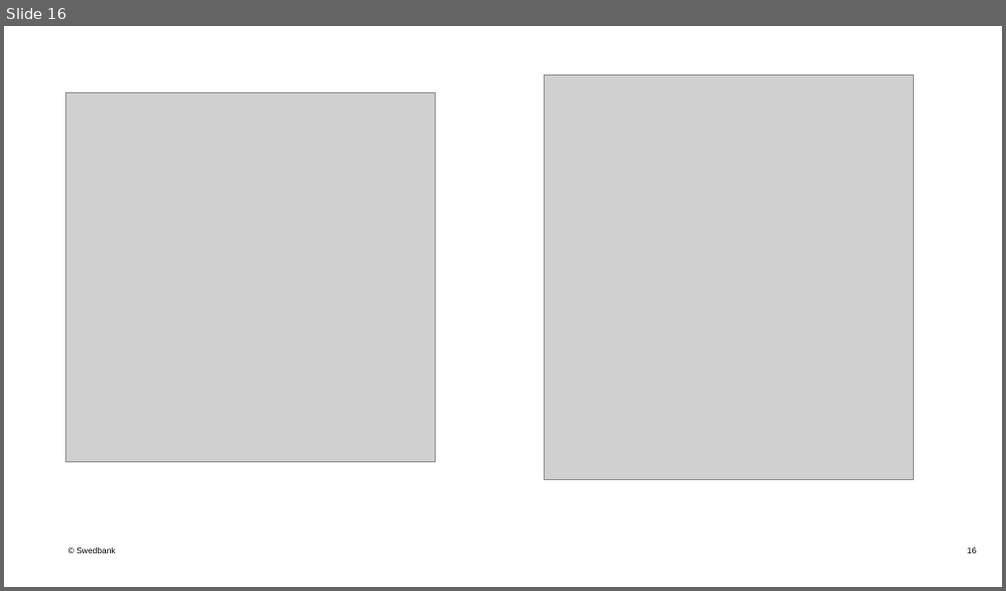
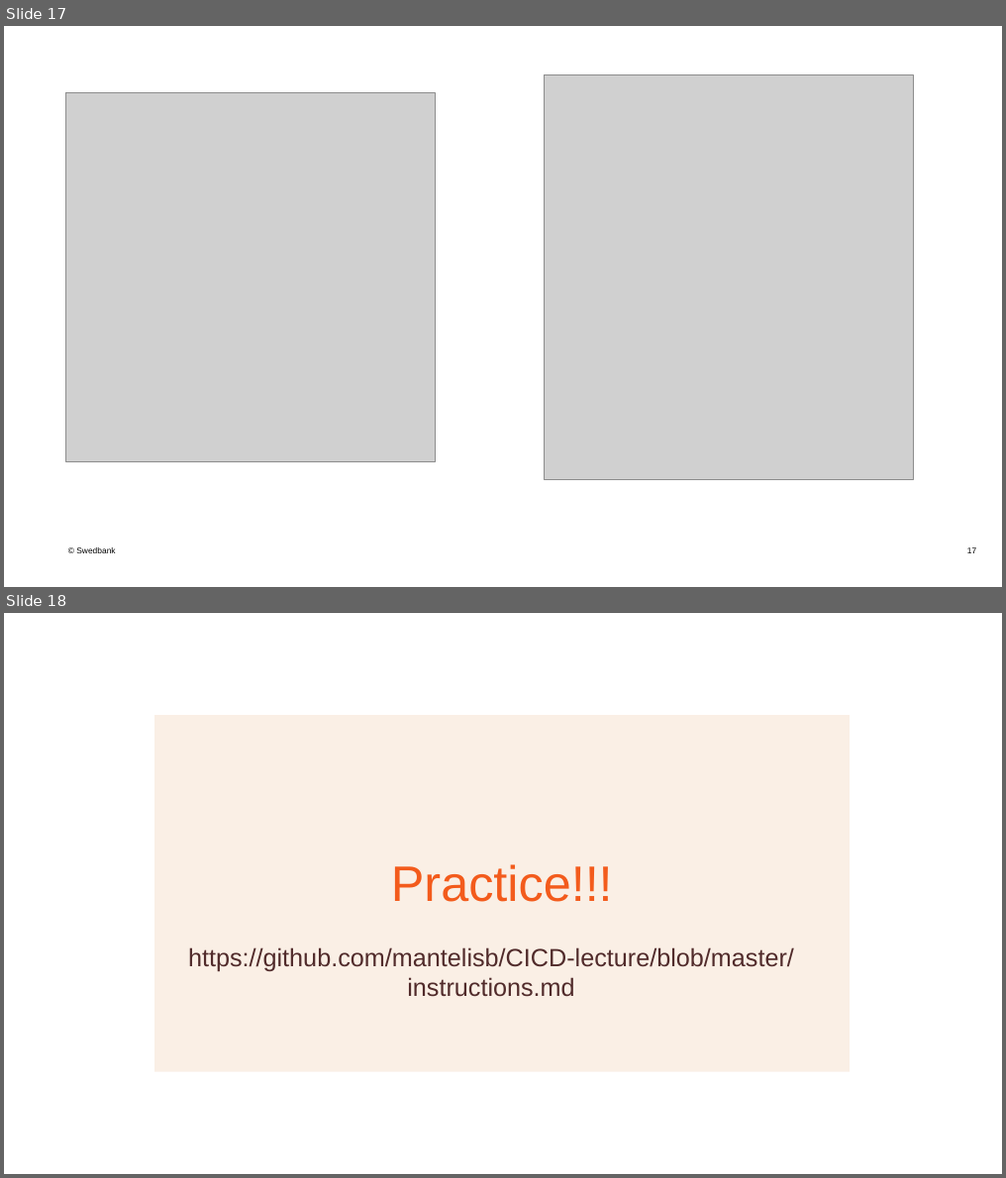
Before and after one commit to mantelisb/CICD-lecture, a slide deck: CICD.pptx. Shown one above the other, each under a label of ours: slide 16 before the commit, slides 17 and 18 after it. The pictures are 1006x591 and 1006x1178 pixels, drawn with LibreOffice and Linux fonts; fonts in the diff are those of the drawing; grey boxes stand for pictures; background and template pictures are left out. Boxes give left, top, right and bottom in pixels: in the first picture for what was removed or moved away, otherwise in the second. Text is boxed around its words. In the diff, an @@ line names an element or a change of style, - is before the commit and + after.

```diff
--- a/CICD.pptx
+++ b/CICD.pptx
@@ slide 18 added at (4, 613, 1002, 1174), background picture (left out) @@
@@ title added at (154, 715, 849, 1072), fill #FAEFE5, 48 pt, text #F35B1C @@
+Practice!!!
@@ subtitle added at (188, 948, 794, 997), 24 pt, text #512B2B @@
+https://github.com/mantelisb/CICD-lecture/blob/master/instructions.md
@@ what was slide 16 is now slide 17 @@
@@ page number at (967, 548, 976, 554): text changed @@
-16
+17
```
Also in this commit, not shown: 5 slides changed, 2 other slides added, 2 slides removed, 2 other files.
